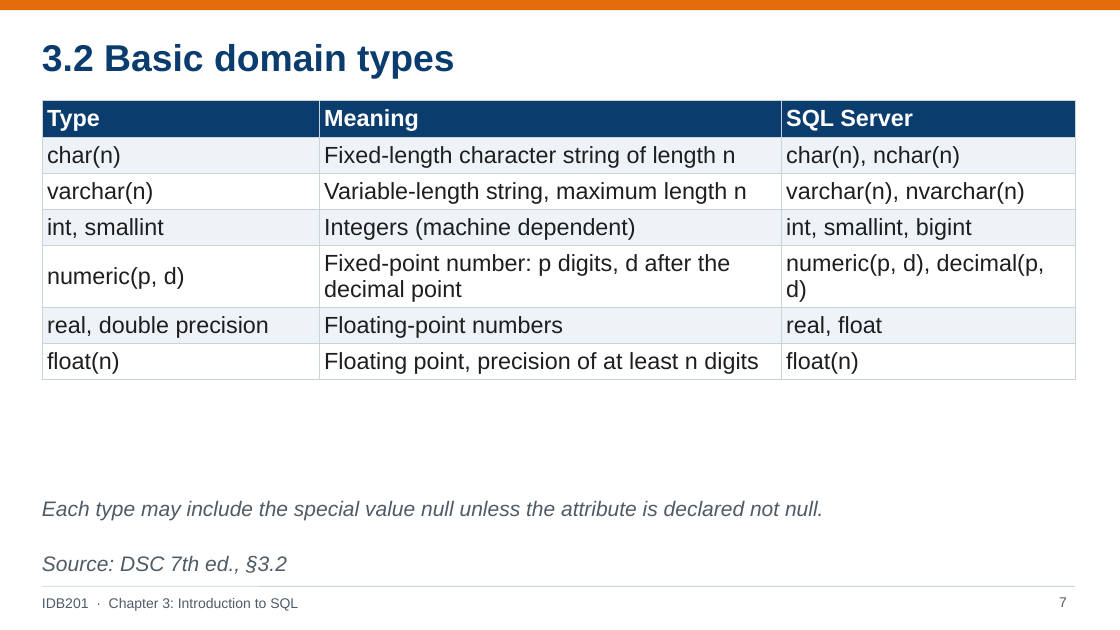
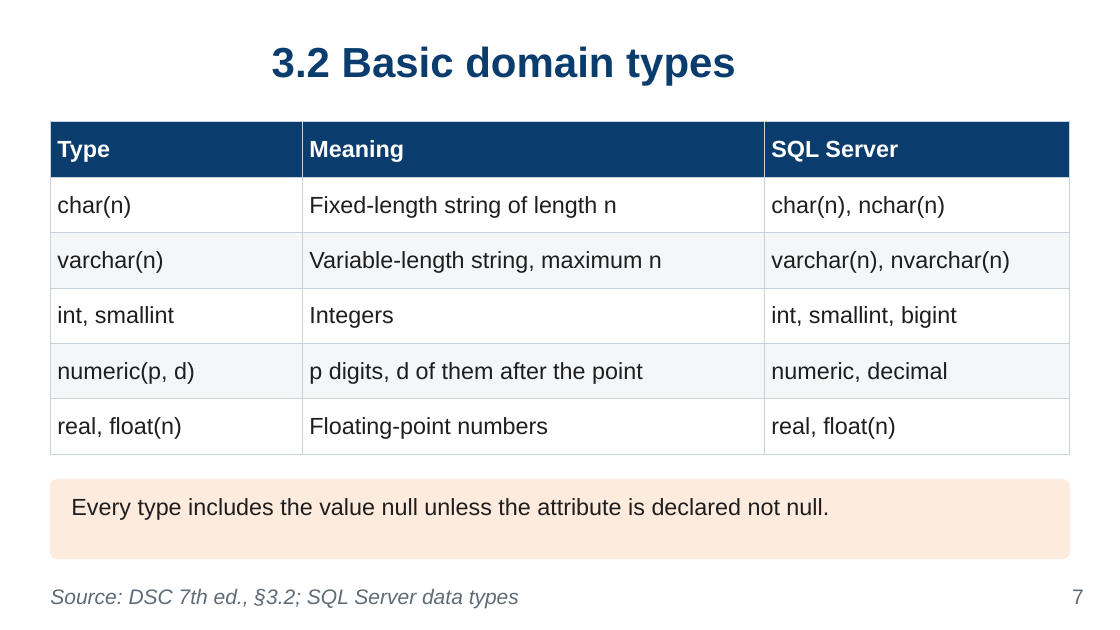
Before and after one commit to VanTTN2/IDB202, a slide deck: slide 7 of IDB201_ket-qua-sua_lan1_1/6_slides/Chapter_3.pptx. Drawn at 1120x630 pixels with LibreOffice and Linux fonts; fonts in the diff are those of the drawing; background and template pictures are left out. Boxes give left, top, right and bottom in pixels: in the first picture for what was removed or moved away, otherwise in the second. Text is boxed around its words. In the diff, an @@ line names an element or a change of style, - is before the commit and + after.

```diff
--- a/IDB201_ket-qua-sua_lan1_1/6_slides/Chapter_3.pptx
+++ b/IDB201_ket-qua-sua_lan1_1/6_slides/Chapter_3.pptx
@@ rectangle removed at (0,0,1120,10) @@
@@ title "3.2 Basic domain types": place and size @@
-title "3.2 Basic domain types" at (42,44,454,79)
+title "3.2 Basic domain types" at (272,46,736,86)
@@ title "3.2 Basic domain types" at (272,46,736,86): size 32 to 36 pt; alignment left to centre @@
@@ table at (50,122,1070,443) @@
-row 2: char(n) | Fixed-length character string of length n | char(n), nchar(n)
-row 3: varchar(n) | Variable-length string, maximum length n | varchar(n), nvarchar(n)
-row 4: int, smallint | Integers (machine dependent) | int, smallint, bigint
-row 5: numeric(p, d) | Fixed-point number: p digits, d after the decimal point | numeric(p, d), decimal(p, d)
-row 6: real, double precision | Floating-point numbers | real, float
-row 7: float(n) | Floating point, precision of at least n digits | float(n)
+row 2: char(n) | Fixed-length string of length n | char(n), nchar(n)
+row 3: varchar(n) | Variable-length string, maximum n | varchar(n), nvarchar(n)
+row 4: int, smallint | Integers | int, smallint, bigint
+row 5: numeric(p, d) | p digits, d of them after the point | numeric, decimal
+row 6: real, float(n) | Floating-point numbers | real, float(n)
@@ table: place and size @@
-table at (42,101,1075,378)
+table at (50,122,1070,443)
@@ rounded rectangle added at (50,480,1070,559), fill #FDEBDD, outline #FDEBDD 1 pt @@
@@ text at (71,498,829,520): text changed; size 18 to 20 pt; text colour #4F5B66 to #1E1E1E; italic off @@
-Each type may include the special value null unless the attribute is declared not null.
+Every type includes the value null unless the attribute is declared not null.
@@ line removed from (42, 586) to (1075, 586) @@
@@ text removed at (42,598,298,611) @@
-IDB201 · Chapter 3: Introduction to SQL
@@ text at (50,589,519,609): text changed; text colour #4F5B66 to #5F6B76 @@
-Source: DSC 7th ed., §3.2
+Source: DSC 7th ed., §3.2; SQL Server data types
@@ page number: place and size @@
-page number at (1059,597,1067,607)
+page number at (1072,589,1084,604)
@@ page number at (1072,589,1084,604): size 12 to 18 pt, text colour #4F5B66 to #5F6B76 @@
```
Also in this commit, not shown: 22 other slides changed, 24 slides added, 22 slides removed, 35 other files.
